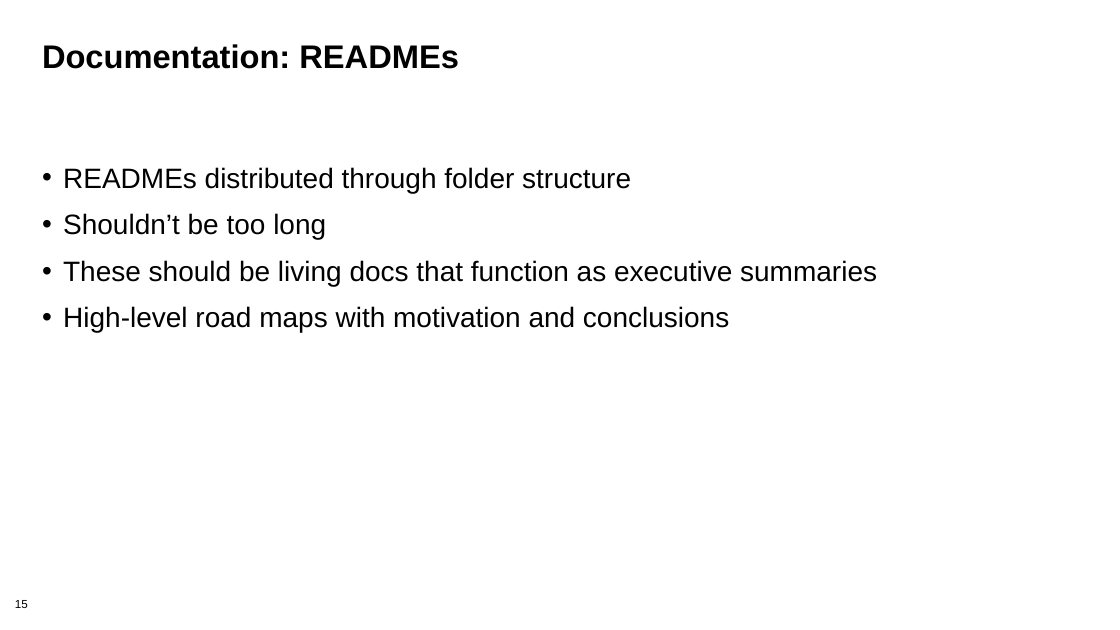
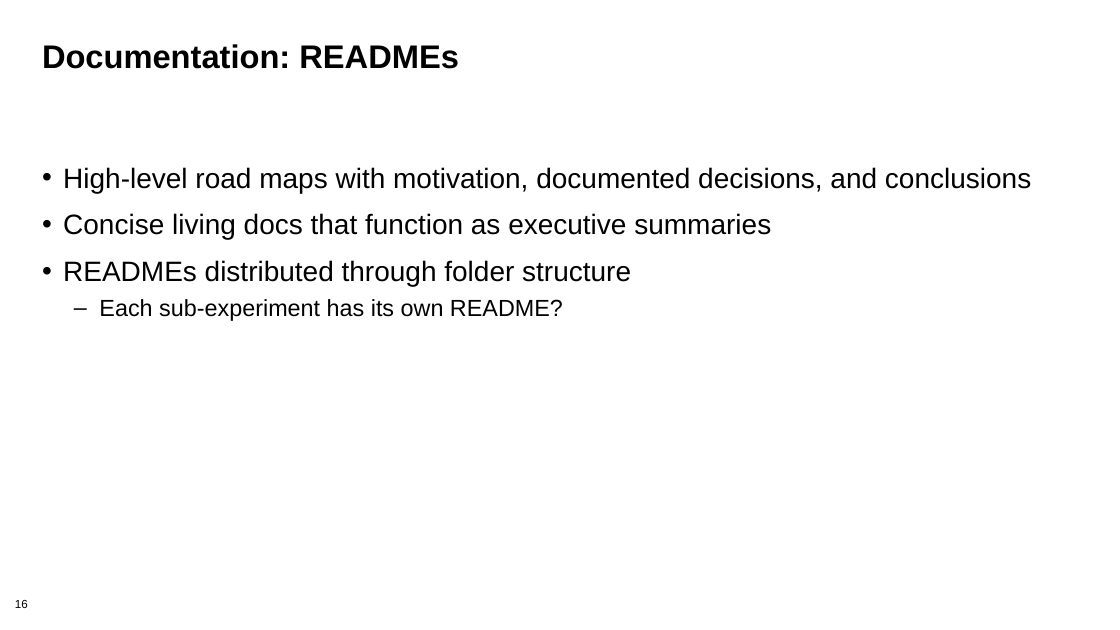
Before and after one commit to bssw-tutorial/presentations, a slide deck: slide 16 of computational-expts.pptx (slide 15 before the commit). Drawn at 1120x630 pixels with LibreOffice and Linux fonts; fonts in the diff are those of the drawing; background and template pictures are left out. Boxes give left, top, right and bottom in pixels: in the first picture for what was removed or moved away, otherwise in the second. Text is boxed around its words. In the diff, an @@ line names an element or a change of style, - is before the commit and + after.

```diff
--- a/computational-expts.pptx
+++ b/computational-expts.pptx
@@ text at <box>63,167,1031,239</box>: paragraphs added @@
+• High-level road maps with motivation, documented decisions, and conclusions
+• Concise living docs that function as executive summaries
@@ text at <box>99,299,563,321</box>: text changed; size 24 to 20 pt @@
-• Shouldn’t be too long
-• These should be living docs that function as executive summaries
-• High-level road maps with motivation and conclusions
+  – Each sub-experiment has its own README?
```
Also in this commit, not shown: 12 other slides changed, 3 slides added, 2 slides removed.
